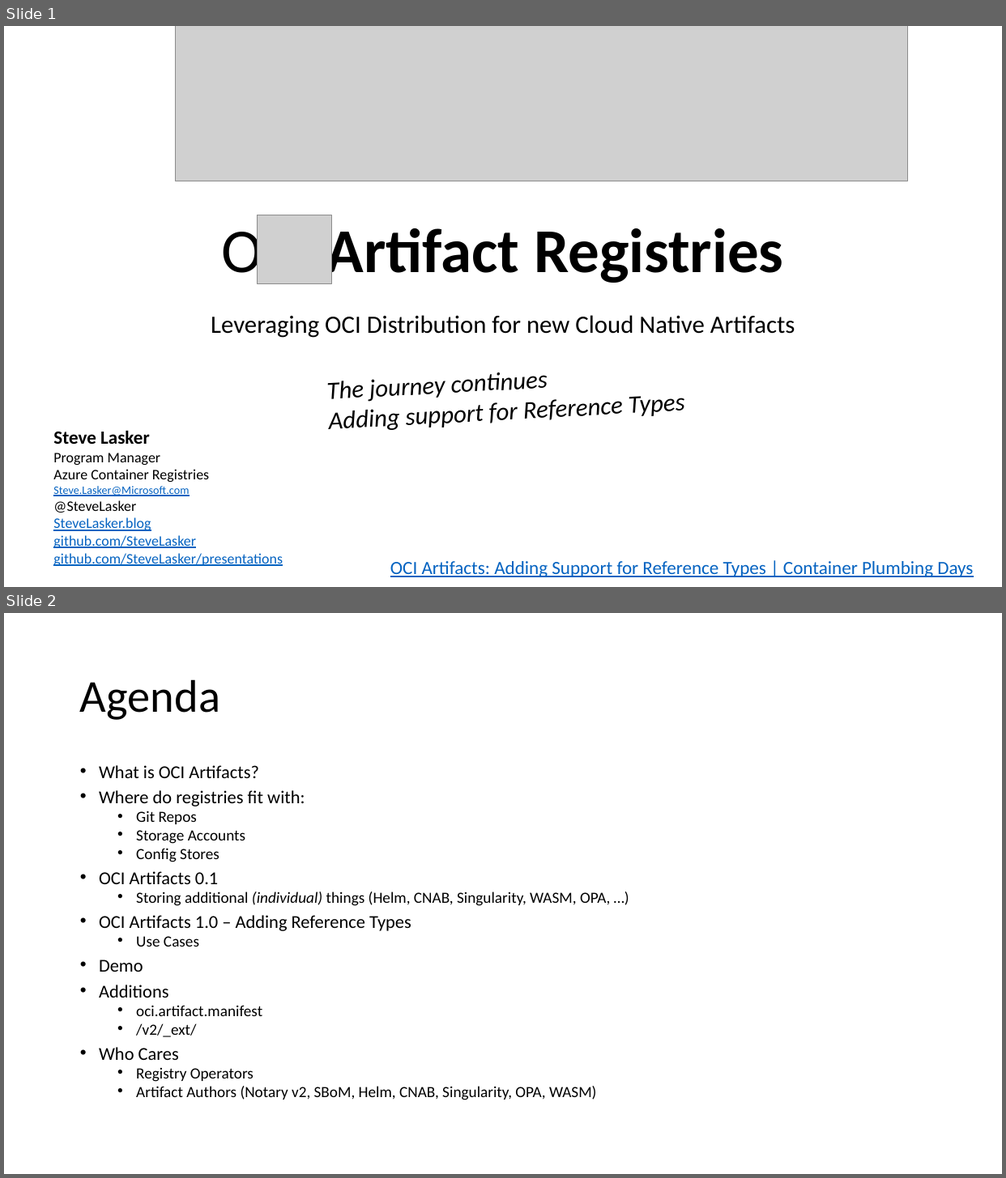
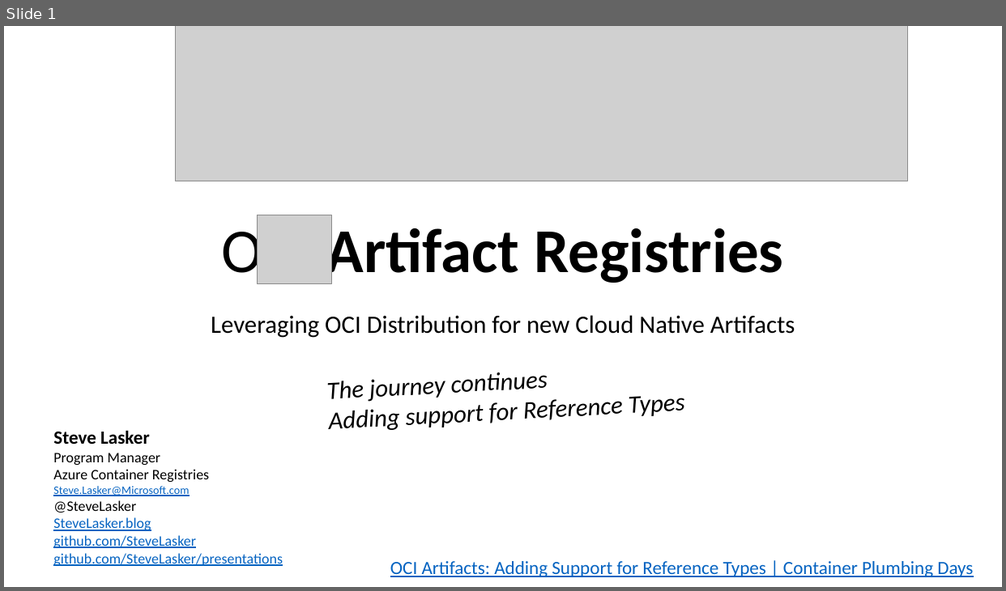
Before and after one commit to SteveLasker/Presentations, a slide deck: oci-artifacts/RedHatContainerPlumbingDay-OCI-Artifact-ReferenceTypes.pptx. Shown one above the other, each under a label of ours: slides 1 and 2 before the commit, slide 1 after it. The pictures are 1006x1178 and 1006x591 pixels, drawn with LibreOffice and Linux fonts; fonts in the diff are those of the drawing; grey boxes stand for pictures; background and template pictures are left out. Boxes give left, top, right and bottom in pixels: in the first picture for what was removed or moved away, otherwise in the second. Text is boxed around its words. In the diff, an @@ line names an element or a change of style, - is before the commit and + after.

Commit message:
OCI Artifact deck update

```diff
--- a/oci-artifacts/RedHatContainerPlumbingDay-OCI-Artifact-ReferenceTypes.pptx
+++ b/oci-artifacts/RedHatContainerPlumbingDay-OCI-Artifact-ReferenceTypes.pptx
@@ slide 2 removed at bbox=[4, 613, 1002, 1174], background #FFFFFF @@
@@ title removed at bbox=[80, 679, 220, 720] @@
-Agenda
@@ text removed at bbox=[99, 765, 610, 1101] @@
-• What is OCI Artifacts?
-• Where do registries fit with:
-  • Git Repos
-  • Storage Accounts
-  • Config Stores
-• OCI Artifacts 0.1
-  • Storing additional (individual) things (Helm, CNAB, Singularity, WASM, OPA, …)
-• OCI Artifacts 1.0 – Adding Reference Types
-  • Use Cases
-• Demo
-• Additions
-  • oci.artifact.manifest
-  • /v2/_ext/
-• Who Cares
-  • Registry Operators
-  • Artifact Authors (Notary v2, SBoM, Helm, CNAB, Singularity, OPA, WASM)
```
